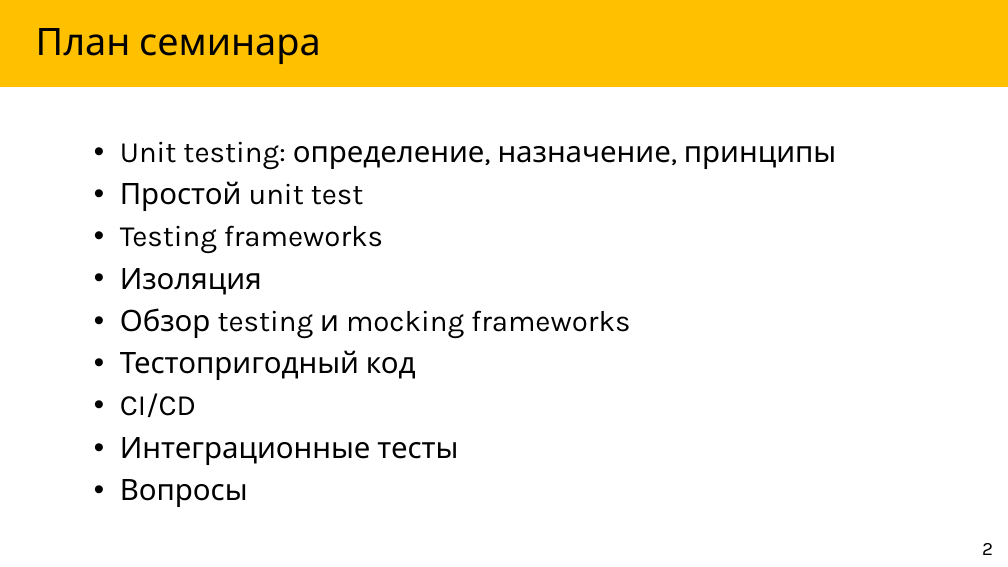
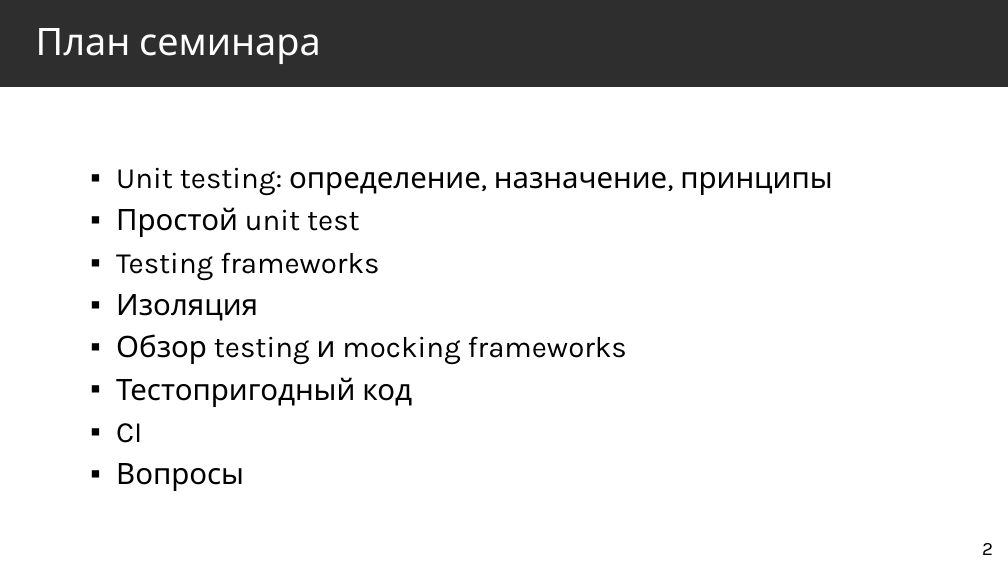
Before and after one commit to Markeli/BugsStrikesBack, a slide deck: slide 2 of docs/Markelow.UnitTests.pptx. Drawn at 1008x567 pixels with LibreOffice and Linux fonts; fonts in the diff are those of the drawing. Boxes give left, top, right and bottom in pixels: in the first picture for what was removed or moved away, otherwise in the second. Text is boxed around its words. In the diff, an @@ line names an element or a change of style, - is before the commit and + after.

Commit message:
Fixed theme and numeration in presentation

```diff
--- a/docs/Markelow.UnitTests.pptx
+++ b/docs/Markelow.UnitTests.pptx
@@ title "План семинара" at <box>0,0,1008,87</box>: text colour #000000 to #FFFFFF; fill #FFC000 to #2E2E2E @@
@@ text "Unit testing: определение, назначение, принципы": place and size @@
-text "Unit testing: определение, назначение, принципы" at <box>120,142,836,507</box>
+text "Unit testing: определение, назначение, принципы" at <box>116,167,832,491</box>
@@ text at <box>116,167,832,491</box>: bullet • to ▪ @@
@@ text at <box>116,423,142,443</box>: text changed @@
-• CI/CD
-• Интеграционные тесты
+▪ CI
```
Also in this commit, not shown: 45 other slides changed, 7 slides added, 8 slides removed.
